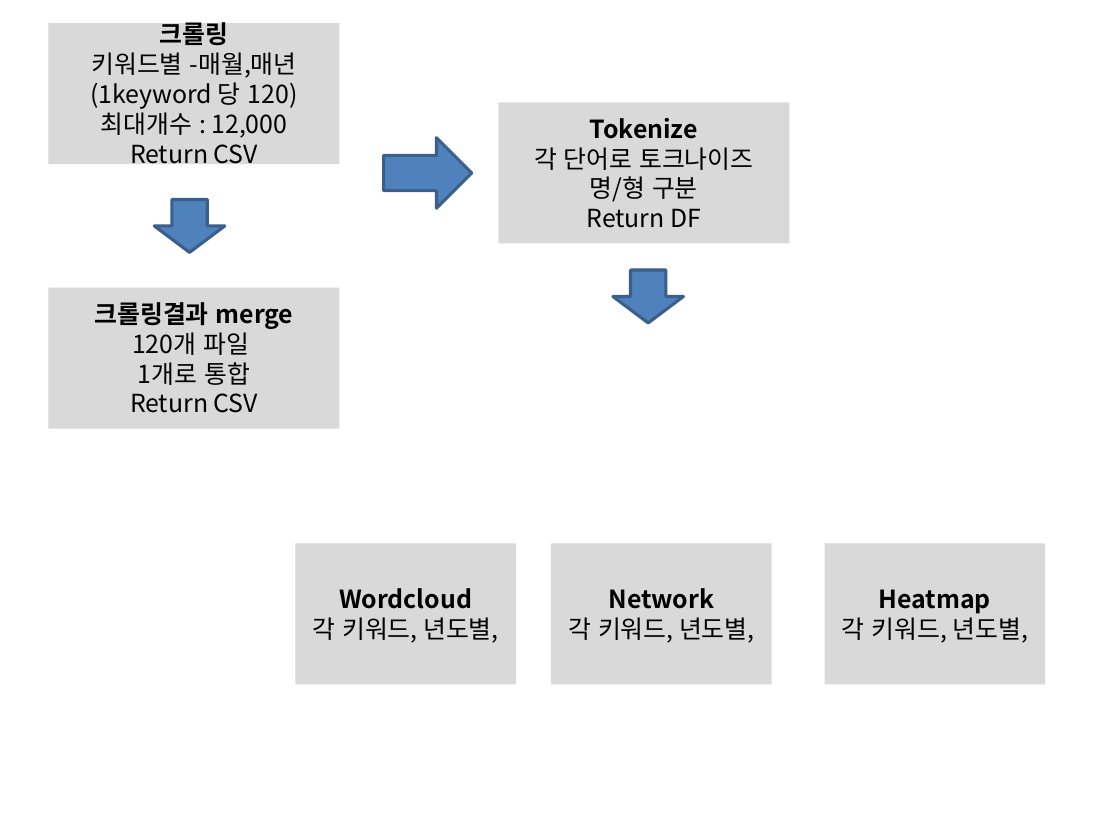
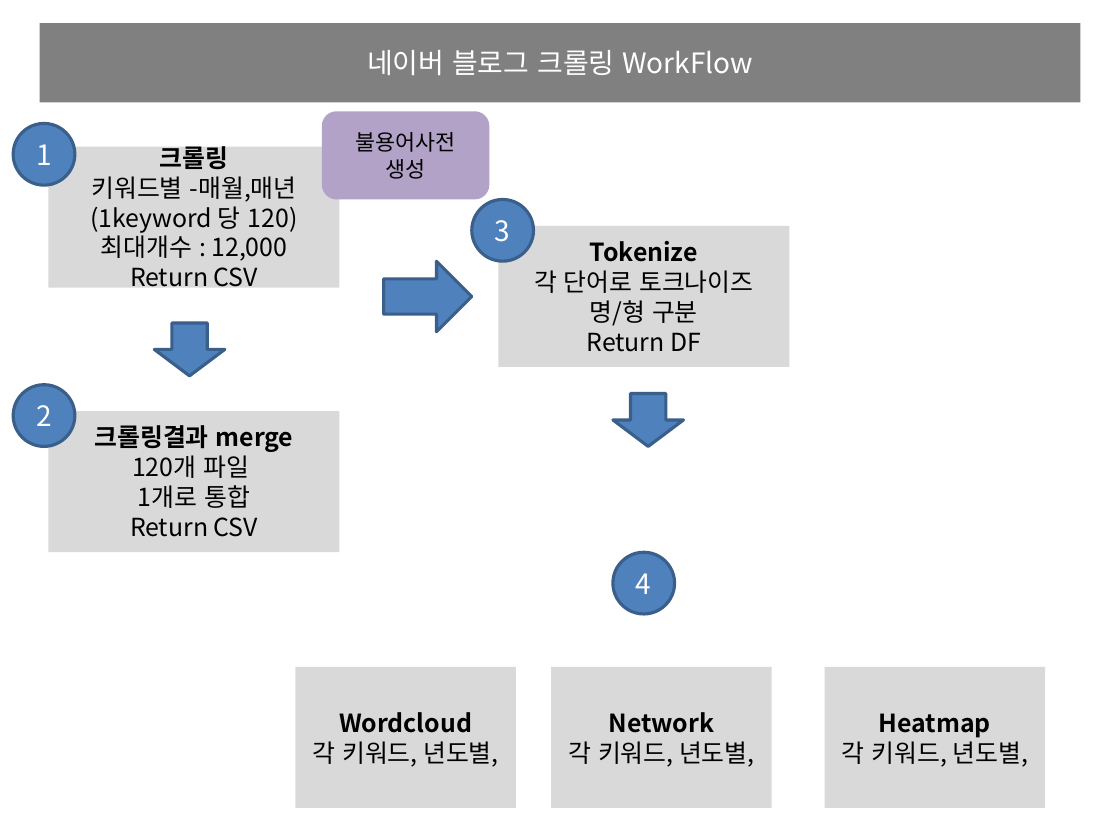
Before and after one commit to starlidust/blogcrawling, a slide deck: slide 1 of 작업흐름도/작업흐름도.pptx. Drawn at 1120x840 pixels with LibreOffice and Linux fonts; fonts in the diff are those of the drawing. Boxes give left, top, right and bottom in pixels: in the first picture for what was removed or moved away, otherwise in the second. Text is boxed around its words. In the diff, an @@ line names an element or a change of style, - is before the commit and + after.

```diff
--- a/작업흐름도/작업흐름도.pptx
+++ b/작업흐름도/작업흐름도.pptx
@@ rectangle added at (39,24,1080,103), fill #808080, 18 pt, text #FFFFFF @@
+네이버 블로그 크롤링 WorkFlow
@@ rounded rectangle added at (321,111,489,199), fill #B3A2C7, 14 pt, text #000000 @@
+불용어사전 생성
@@ ellipse added at (13,123,75,185), fill #4F81BD, outline #3A5F8C 2 pt, 18 pt, text #FFFFFF @@
+1
@@ ellipse added at (472,199,533,261), fill #4F81BD, outline #3A5F8C 2 pt, 18 pt, text #FFFFFF @@
+3
@@ ellipse added at (13,385,75,447), fill #4F81BD, outline #3A5F8C 2 pt, 18 pt, text #FFFFFF @@
+2
@@ 6 rectangles, 3 right arrows: place and size @@
-6 rectangles, 3 right arrows at (48,24,1045,684)
+6 rectangles, 3 right arrows at (48,147,1045,808)
@@ ellipse added at (613,552,674,614), fill #4F81BD, outline #3A5F8C 2 pt, 18 pt, text #FFFFFF @@
+4
```
Also in this commit, not shown: 5 other files.
